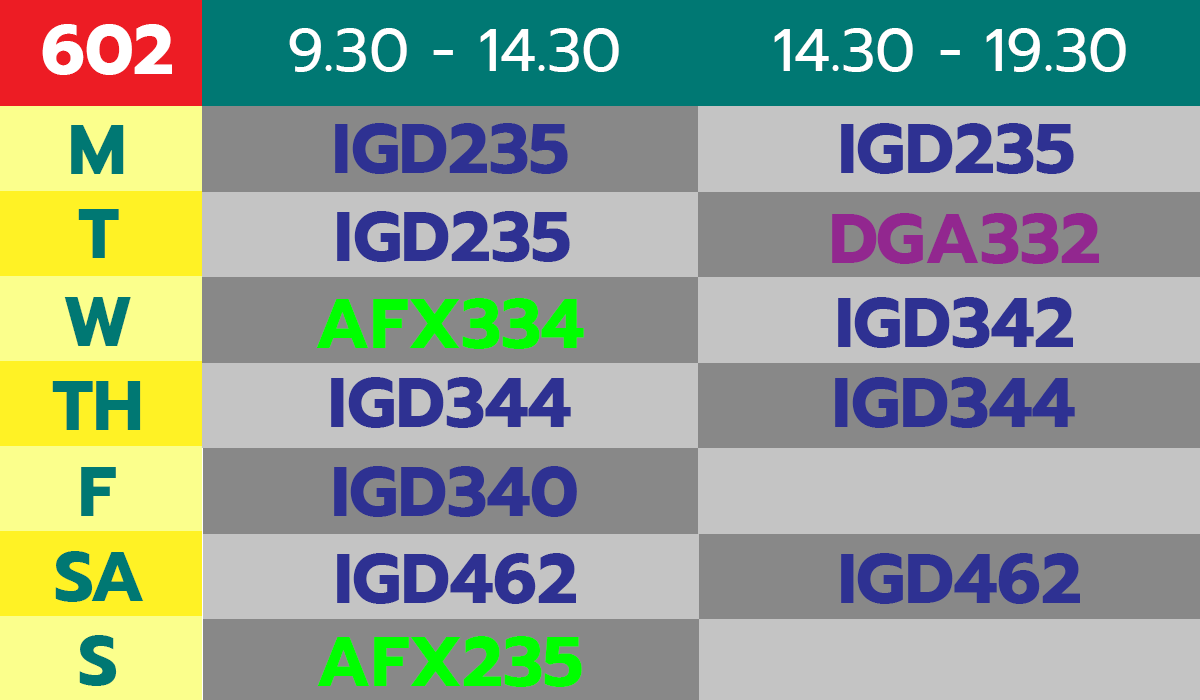
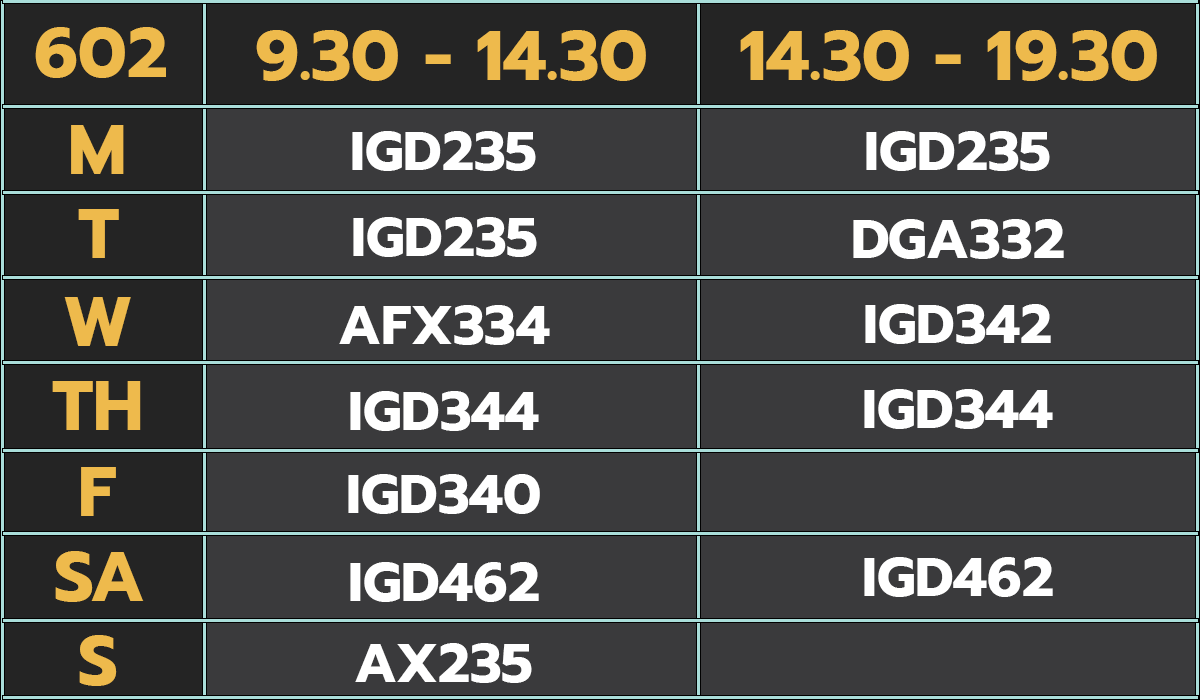
The second 1200 x 700 image is a revision of the first. Changes to its layers:
renamed "AFX235" to "Shape 1 copy", moved it above "Shape 1 copy 3", painted on it over (317, 0, 701, 700)
renamed "IGD462 copy" to "Shape 1", painted on it over (202, 0, 1080, 700)
painted on "14.30 - 19.30" over (740, 28, 1157, 81)
painted on "9.30 - 14.30" over (256, 28, 646, 81)
painted on "Rectangle 3" over (0, 0, 202, 106)
painted on "Rectangle 2 copy 6" over (0, 531, 202, 616)
painted on "Rectangle 2 copy 5" over (0, 446, 202, 531)
painted on "Rectangle 2 copy 4" over (0, 361, 202, 446)
painted on "Rectangle 2 copy 3" over (0, 276, 202, 361)
painted on "Rectangle 1" over (202, 0, 1200, 106)
painted on "Rectangle 2 copy 15" (1st of 2) over (203, 534, 699, 619)
painted on "Rectangle 2 copy 11" (1st of 2) over (699, 619, 1200, 700)
painted on "Rectangle 2 copy 11" (2nd of 2) over (203, 615, 700, 700)
painted on "Rectangle 2 copy 10" (1st of 2) over (698, 448, 1200, 534)
painted on "Rectangle 2 copy 15" (2nd of 2) over (698, 534, 1200, 619)
painted on "Rectangle 2 copy 10" (2nd of 2) over (203, 448, 700, 534)
painted on "Rectangle 2 copy 14" (1st of 2) over (202, 363, 698, 448)
painted on "Rectangle 2 copy 9" (1st of 2) over (698, 277, 1200, 363)
painted on "Rectangle 2 copy 14" (2nd of 2) over (698, 363, 1200, 448)
painted on "Rectangle 2 copy 9" (2nd of 2) over (202, 277, 699, 363)
painted on "Rectangle 2 copy 12" over (202, 192, 698, 277)
painted on "Rectangle 2 copy 8" over (698, 106, 1200, 192)
painted on "Rectangle 2 copy 13" over (698, 192, 1200, 277)
painted on "Rectangle 2" over (202, 106, 699, 192)
…and 34 more changes (13 added, 21 painted, 10 renamed, 4 stack)
